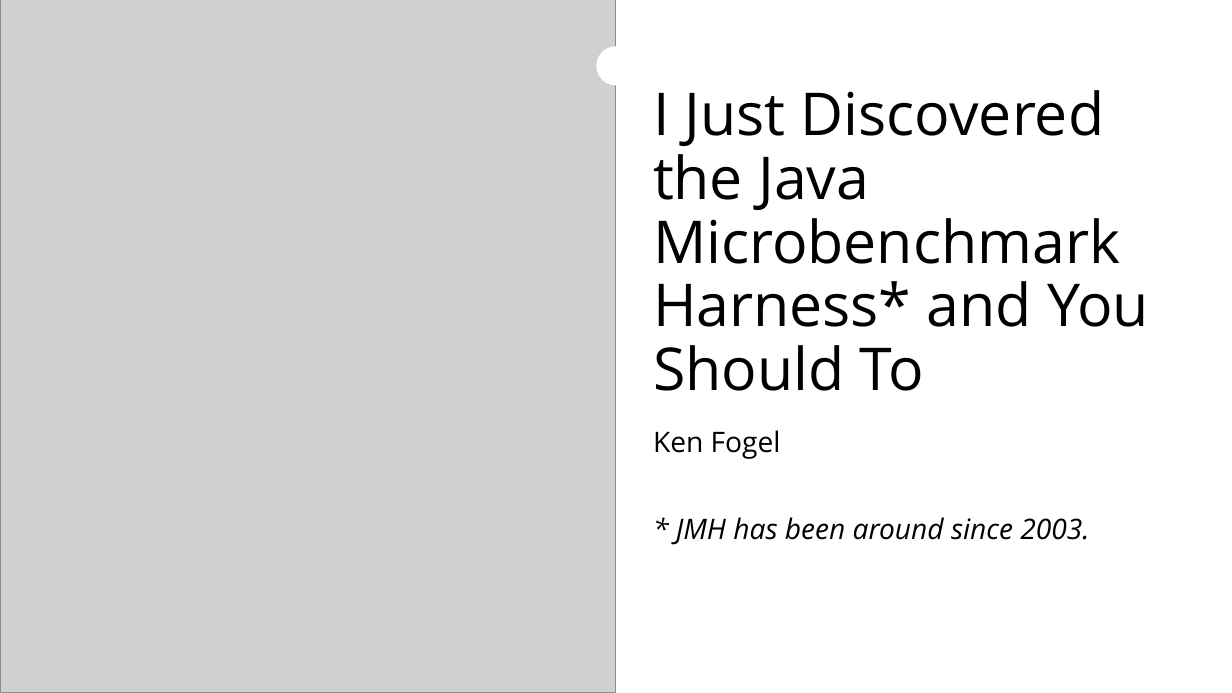
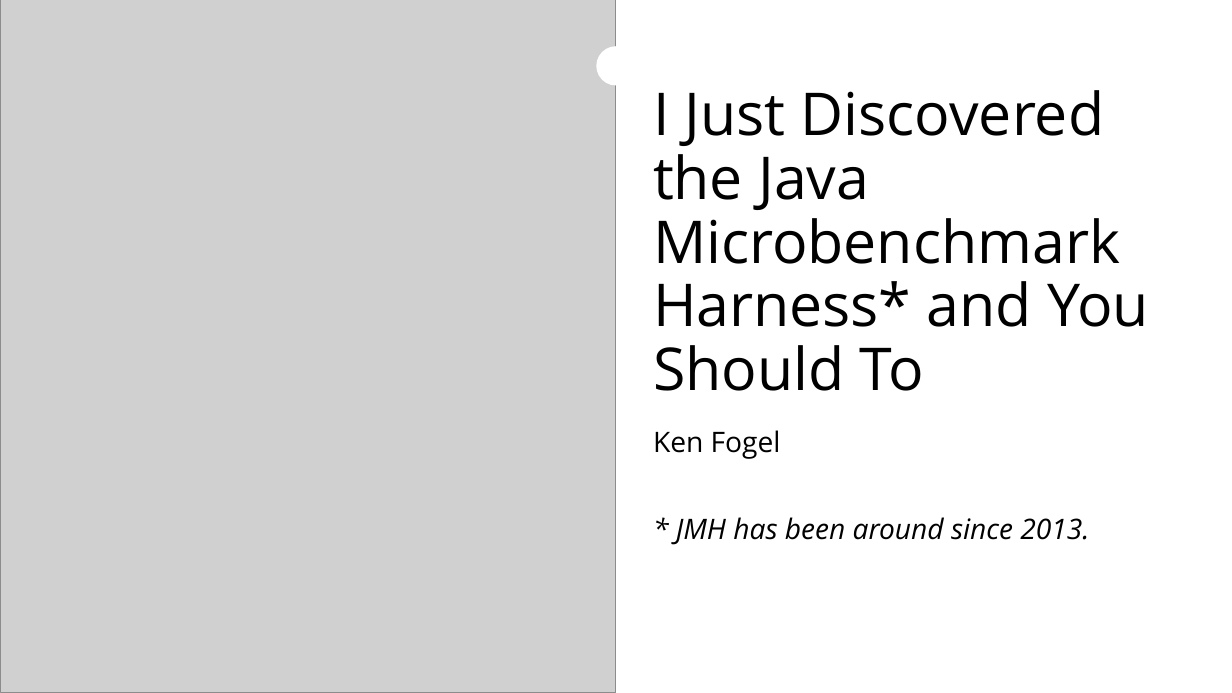
Before and after one commit to omniprof/collectionsperformance_v6, a slide deck: slide 1 of docs/JMH_Slides.pptx. Drawn at 1232x693 pixels with LibreOffice and Linux fonts; fonts in the diff are those of the drawing; grey boxes stand for pictures. Boxes give left, top, right and bottom in pixels: in the first picture for what was removed or moved away, otherwise in the second. Text is boxed around its words. In the diff, an @@ line names an element or a change of style, - is before the commit and + after.

Commit message:
Update to slides

```diff
--- a/docs/JMH_Slides.pptx
+++ b/docs/JMH_Slides.pptx
@@ subtitle at <box>676,517,1089,544</box>: text changed @@
-* JMH has been around since 2003.
+* JMH has been around since 2013.
```
Also in this commit, not shown: 1 other file.
